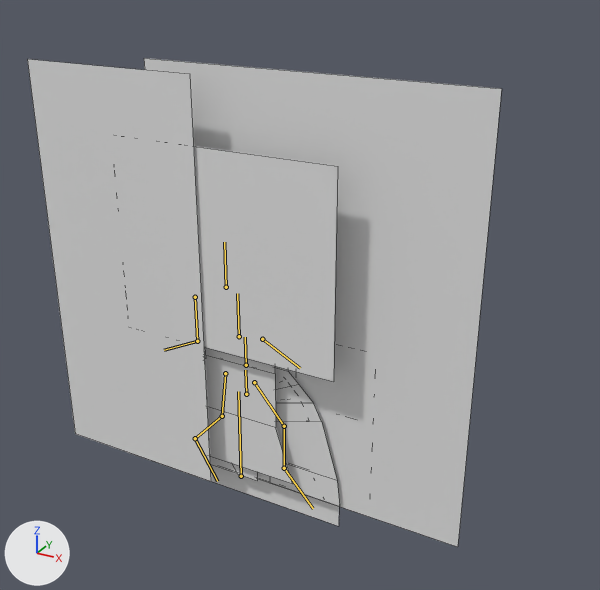
Two versions of the FBX model Unity/Assets/Arcadians/AvatarMale/avatarMale.fbx, one commit apart.
Both versions are drawn from a 50 mm camera at (4.05, -6.09, 5.28) aimed at (0.62, 0.16, 2.16). The lights are fixed; the arrows at lower left show +X, +Y and +Z. The bones that bend it are drawn over the model as lines. Mesh edges are drawn as thin lines.

Objects in the first picture: 'avatar.Male'.
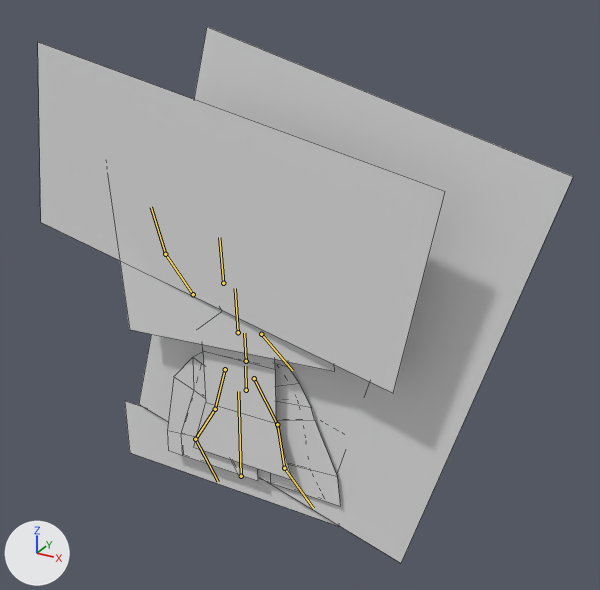
The newer file adds an action. The first version stands in its rest pose; the second is drawn at frame 19 of the action 'male.armature|m.skillCast'.

What the commit changed:
Bone 'b_Spine.001' (bone_b_spine_001) moves from (0.0, 0.0, 0.0) to (0.0, 0.045, 0.0).
Bone 'b_Spine.002' (bone_b_spine_002) turns from (0, 0, 0) to (0, 0, 1) degrees about its own x, y and z.
Bone 'b_Spine.003' (bone_b_spine_003) turns from (0, 0, 0) to (0, 0, 1) degrees about its own x, y and z.
Bone 'b_LArm' (bone_b_larm) turns from (0, 0, 0) to (0, 0, -18) degrees about its own x, y and z.
Bone 'b_RArm.001' (bone_b_rarm_001) turns from (0, 0, 0) to (0, 0, -142) degrees about its own x, y and z.
Bone 'b_RArm.002' (bone_b_rarm_002) turns from (0, 0, 0) to (0, 0, 38) degrees about its own x, y and z.
Bone 'b_LLeg.001' (bone_b_lleg_001) turns from (0, 0, 0) to (0, 0, -10) degrees about its own x, y and z.
Bone 'b_LLeg.002' (bone_b_lleg_002) turns from (0, 0, 0) to (0, 0, 19) degrees about its own x, y and z.
Bone 'b_LFoot' (bone_b_lfoot) turns from (0, 0, 0) to (0, 0, -9) degrees about its own x, y and z.
Bone 'b_RLeg.001' (bone_b_rleg_001) turns from (0, 0, 0) to (0, 0, -9) degrees about its own x, y and z.
Bone 'b_RLeg.002' (bone_b_rleg_002) turns from (0, 0, 0) to (0, 0, 21) degrees about its own x, y and z.
Bone 'b_RFoot' (bone_b_rfoot) turns from (0, 0, 0) to (0, 0, -11) degrees about its own x, y and z.

Where the change shows, as pixel boxes [x1, y1, x2, y2] in the pictures (600 x 590 px):
'avatar.Male', posed (13% wider, 10% taller)
    before: [27, 58, 502, 547]
    after: [38, 27, 573, 563]
bone 'b_Spine.001', root to tip
    before: (246, 394) to (245, 370)
    after: (246, 390) to (245, 366)
bone 'b_Spine.002', root to tip
    before: (246, 365) to (245, 337)
    after: (246, 361) to (244, 333)
bone 'b_Spine.003', root to tip
    before: (239, 336) to (237, 293)
    after: (238, 332) to (235, 288)
bone 'b_LArm', root to tip
    before: (262, 339) to (300, 368)
    after: (261, 334) to (292, 370)
bone 'b_RArm.001', root to tip
    before: (195, 297) to (197, 341)
    after: (193, 294) to (165, 254)
bone 'b_RArm.002', root to tip
    before: (197, 341) to (164, 350)
    after: (165, 254) to (151, 207)
bone 'b_LLeg.001', root to tip
    before: (254, 382) to (284, 426)
    after: (254, 378) to (277, 424)
bone 'b_LLeg.002', root to tip
    before: (284, 426) to (284, 468)
    after: (277, 424) to (284, 468)
bone 'b_RLeg.001', root to tip
    before: (225, 373) to (222, 416)
    after: (225, 369) to (215, 409)
bone 'b_RLeg.002', root to tip
    before: (222, 416) to (195, 438)
    after: (215, 409) to (195, 439)
bone 'b_RFoot', root to tip
    before: (195, 438) to (217, 481)
    after: (195, 439) to (218, 481)
